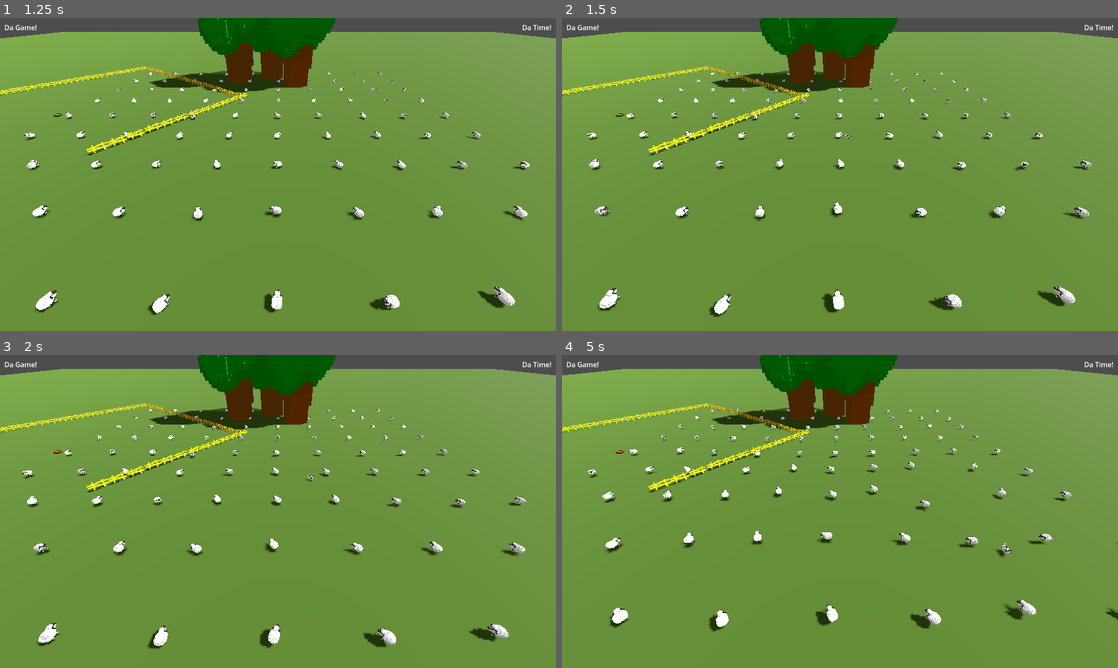
Above: before the commit, frames 1-4 (two rows, left to right).
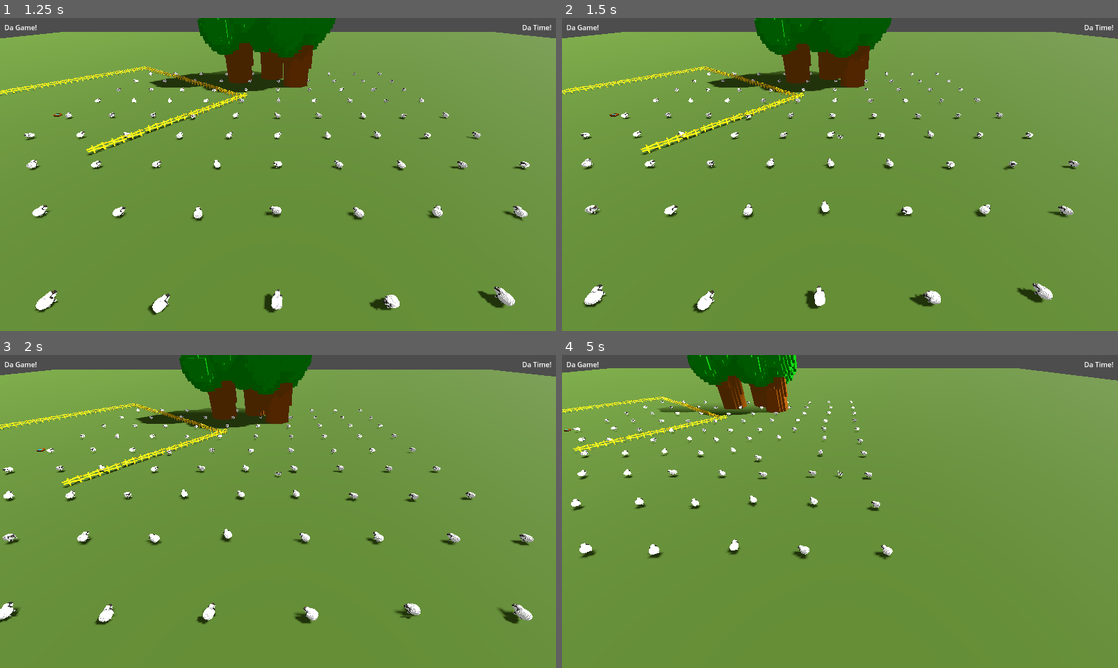
Above: after the commit, the same moments.

Repository: hunttis/ld-58
Game: Godot game, scene res://assets/scenes/master.tscn
The game is run twice, just before and just after one commit, with the same random seed, the same clock (stepped at 60 frames per second) and the same inputs.
Inputs (mouse positions are in pixels of both pictures, inside the frame that each line leads up to):
- Up to frame 1 (1.25 s): click "Start" at 0.5 s
- Up to frame 2 (1.5 s): move the mouse to (962, 158) at 1.27 s; click (962, 158) at 1.35 s
- Up to frame 3 (2 s): no input
- Up to frame 4 (5 s): move the mouse to (728, 527) at 2.02 s; tap E (ability_e) at 2.1 s; move the mouse to (895, 442) at 2.77 s; hold Q (ability_q) 2.78-3.53 s; move the mouse to (812, 574) at 3.52 s; tap W (ability_w) at 3.6 s; move the mouse to (1006, 558) at 4.27 s; click (1006, 558) at 4.35 s

Frame 1 is identical in both runs. In frame 2, 6.6% of the frame differs, in the area x 0-100%, y 0-96%; in frame 3, 9.0%; in frame 4, 12%, in the area x 0-100%, y 0-89%.

Commit message:
add moving camera

Diff:
--- a/assets/scenes/game.tscn
+++ b/assets/scenes/game.tscn
@@ -1,7 +1,8 @@
-[gd_scene load_steps=6 format=3 uid="uid://41ihcei70jgf"]
+[gd_scene load_steps=7 format=3 uid="uid://41ihcei70jgf"]
 
 [ext_resource type="Script" uid="uid://cdndksq01g27t" path="res://assets/scenes/game.gd" id="1_5gf0t"]
 [ext_resource type="PackedScene" uid="uid://d2n143c74e0i6" path="res://assets/scenes/ui/ui.tscn" id="1_cb66b"]
+[ext_resource type="Script" uid="uid://b8frmew3bsekw" path="res://assets/scenes/game_camera.gd" id="3_j62u1"]
 [ext_resource type="PackedScene" uid="uid://c8hii7jmloklt" path="res://assets/scenes/game/laidun/laidun.tscn" id="4_cb5na"]
 [ext_resource type="PackedScene" uid="uid://dpidycji3x0sk" path="res://assets/scenes/game/dog/Dog.tscn" id="4_j62u1"]
 
@@ -19,6 +20,7 @@
 transform = Transform3D(1, 0, 0, 0, 0.7774425, 0.6289542, 0, -0.6289542, 0.7774425, 0, 20.249668, 36.79419)
 environment = SubResource("Environment_j62u1")
 current = true
+script = ExtResource("3_j62u1")
 
 [node name="DirectionalLight3D" type="DirectionalLight3D" parent="."]
 transform = Transform3D(0.0069024093, -0.65268046, 0.7576019, 0.0059462376, 0.7576333, 0.6526534, -0.9999585, 0, 0.009110489, 53.40571, 14.066107, -23.626686)
--- /dev/null
+++ b/assets/scenes/game_camera.gd
@@ -0,0 +1,18 @@
+extends Camera3D
+
+var camera_offset: Vector3
+
+func _ready() -> void:
+  camera_offset = global_position
+
+func _process(_delta: float) -> void:
+  var dogs = get_tree().get_nodes_in_group("dog") as Array[CharacterBody3D]
+  if dogs.is_empty():
+    return
+
+  var average_pos = Vector3.ZERO
+  for dog in dogs:
+    average_pos += dog.global_position
+  average_pos /= dogs.size()
+
+  global_position = average_pos + camera_offset
Not shown, added: assets/scenes/game_camera.gd.uid
